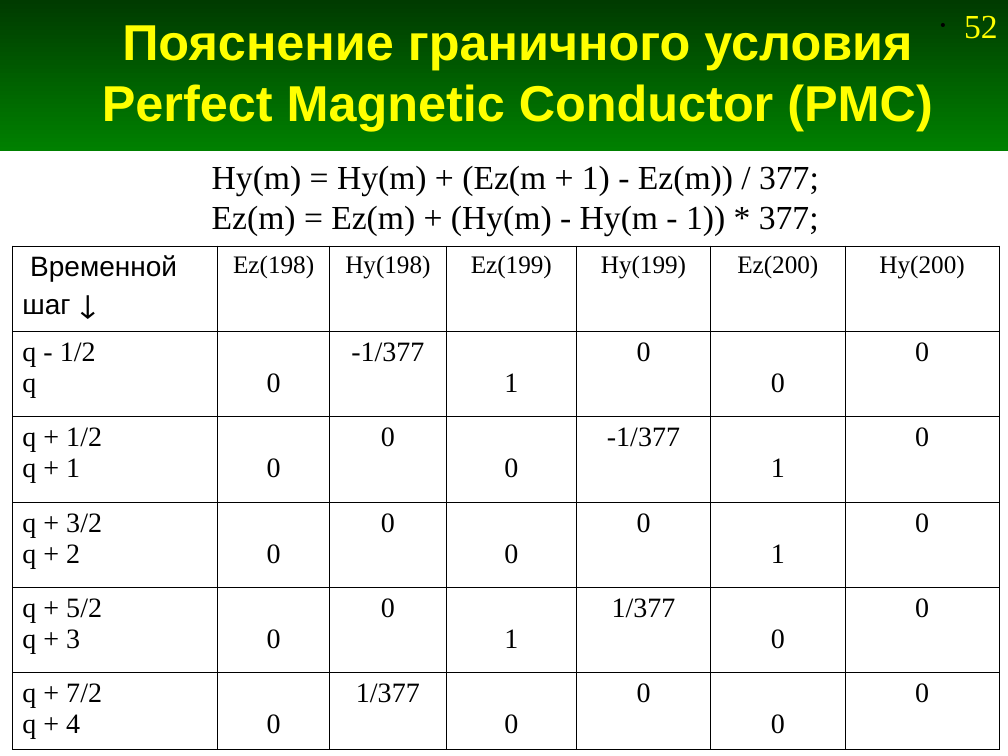
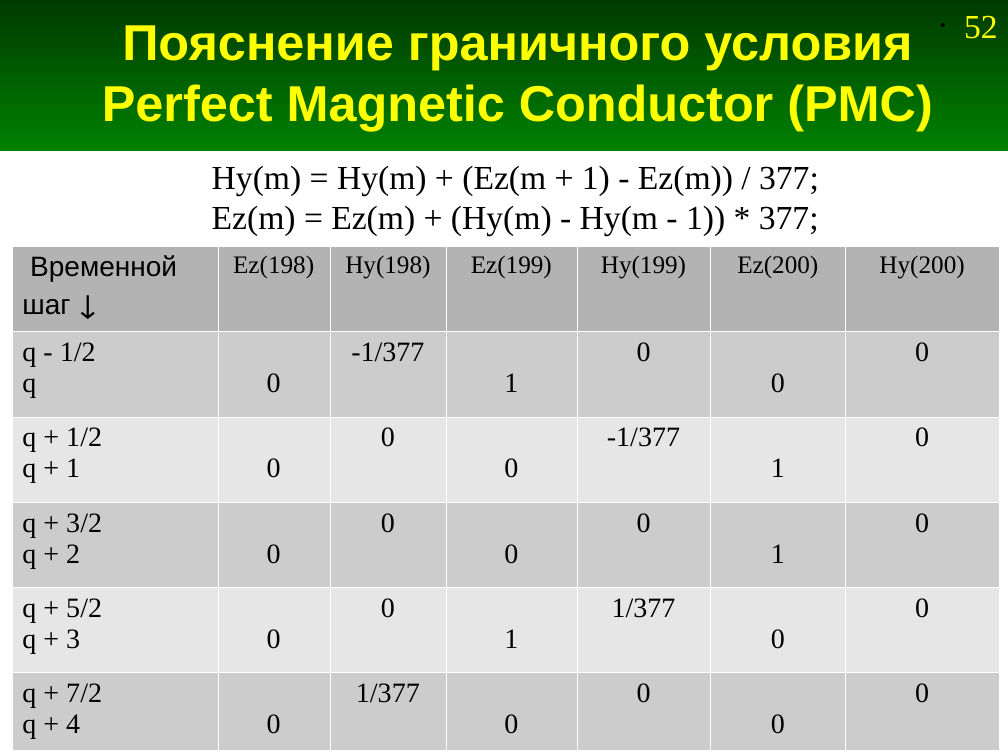
Before and after one commit to andris0147sv/modelling, a slide deck: slide 52 of presentations/2. FDTD.odp. Drawn at 1008x756 pixels with LibreOffice and Linux fonts; fonts in the diff are those of the drawing. Boxes give left, top, right and bottom in pixels: in the first picture for what was removed or moved away, otherwise in the second. Text is boxed around its words. In the diff, an @@ line names an element or a change of style, - is before the commit and + after.

```diff
--- a/presentations/2. FDTD.odp
+++ b/presentations/2. FDTD.odp
@@ table at (x1=12, y1=246, x2=999, y2=750) @@
@@ fill none to #B3B3B3 in row 1 @@
@@ fill none to #CCCCCC in 21 cells @@
@@ fill none to #E6E6E6 in 14 cells @@
@@ borders changed @@
```
Also in this commit, not shown: 2 other slides changed, 2 other files.
